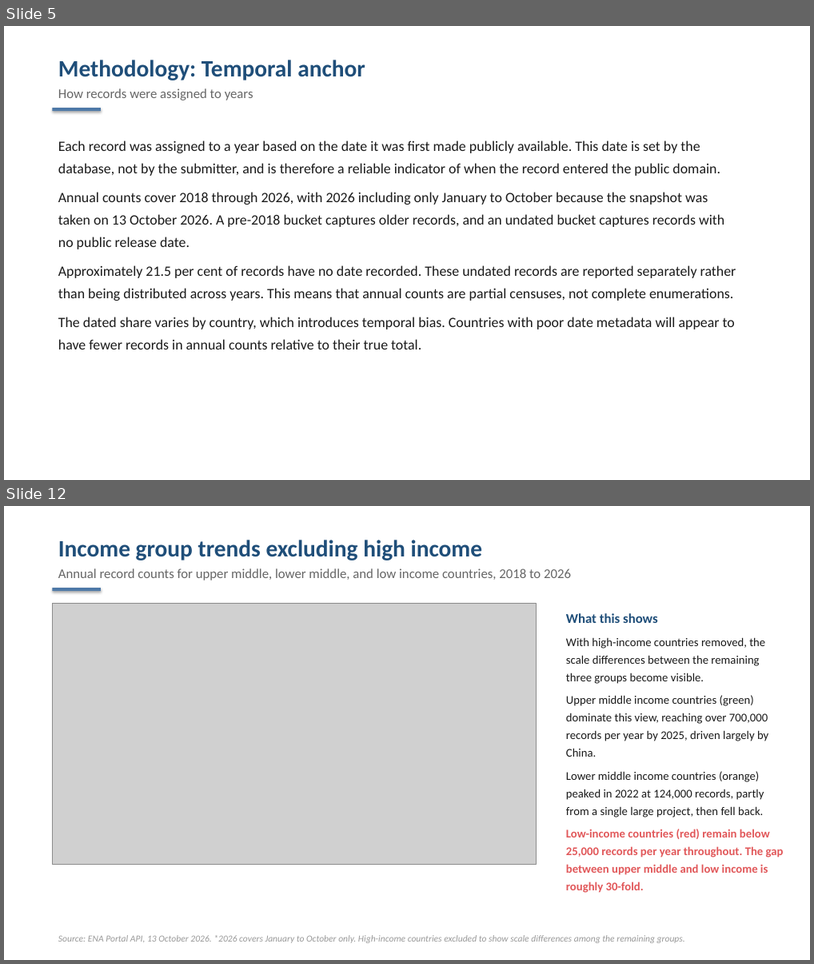
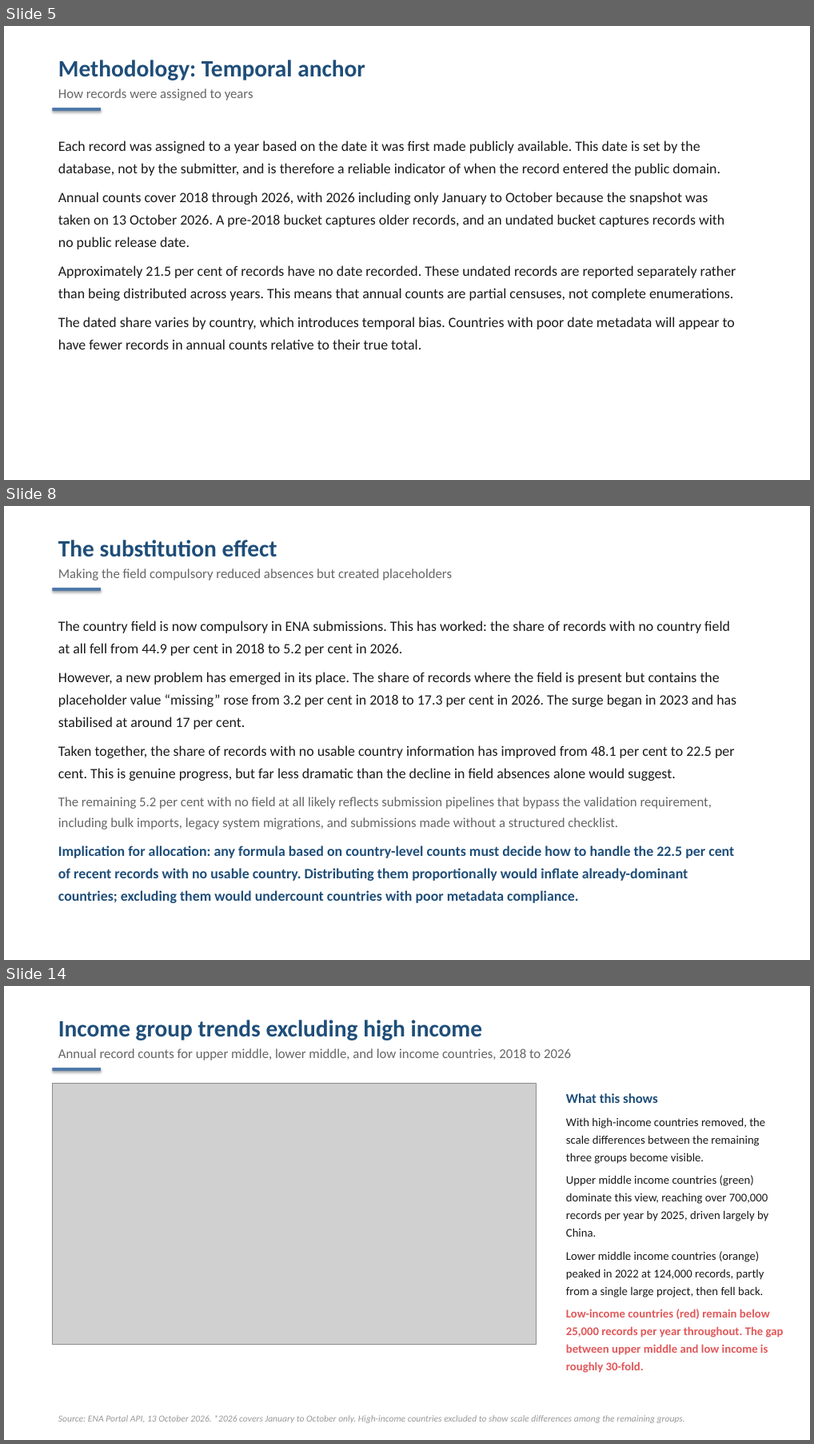
Before and after one commit to j-kind/insdc-provenance-cali-fund, a slide deck: pipeline/output/DRAFT_global_sequence_accessions.pptx. Shown one above the other, each under a label of ours: slides 5 and 12 before the commit, slides 5, 8 and 14 after it; the slides between them are not shown. The pictures are 814x964 and 814x1444 pixels, drawn with LibreOffice and Linux fonts; fonts in the diff are those of the drawing; grey boxes stand for pictures. Boxes give left, top, right and bottom in pixels: in the first picture for what was removed or moved away, otherwise in the second. Text is boxed around its words. In the diff, an @@ line names an element or a change of style, - is before the commit and + after.

Commit message:
Update presentation: three-line no-country chart, substitution effect, vocabulary enforcement
- Chart now shows no-field, "missing" placeholder, and combined no-usable-country lines
- New slide: substitution effect (compulsory field reduced absences but created placeholders)
- New slide: controlled vocabulary vs free text in practice, with enforcement recommendation
- Presentation now 25 slides

```diff
--- a/pipeline/output/DRAFT_global_sequence_accessions.pptx
+++ b/pipeline/output/DRAFT_global_sequence_accessions.pptx
@@ slide 8 added at <box>4,506,810,960</box>, background #FFFFFF @@
@@ text added at <box>58,540,452,580</box>, 16 pt, text #666666 @@
+The substitution effect
+Making the field compulsory reduced absences but created placeholders
@@ rectangle added at <box>52,588,101,592</box>, fill #4E79A7 @@
@@ text added at <box>58,620,737,903</box>, 17 pt, text #1A1A1A @@
+The country field is now compulsory in ENA submissions. This has worked: the share of records with no country field at all fell from 44.9 per cent in 2018 to 5.2 per cent in 2026.
+However, a new problem has emerged in its place. The share of records where the field is present but contains the placeholder value “missing” rose from 3.2 per cent in 2018 to 17.3 per cent in 2026. The surge began in 2023 and has stabilised at around 17 per cent.
+Taken together, the share of records with no usable country information has improved from 48.1 per cent to 22.5 per cent. This is genuine progress, but far less dramatic than the decline in field absences alone would suggest.
+The remaining 5.2 per cent with no field at all likely reflects submission pipelines that bypass the validation requirement, including bulk imports, legacy system migrations, and submissions made without a structured checklist.
+Implication for allocation: any formula based on country-level counts must decide how to handle the 22.5 per cent of recent records with no usable country. Distributing them proportionally would inflate already-dominant countries; excluding them would undercount countries with poor metadata compliance.
@@ what was slide 12 is now slide 14 @@
```
Also in this commit, not shown: 10 slides changed, 2 other slides added, 1 slide removed, 1 other file.
